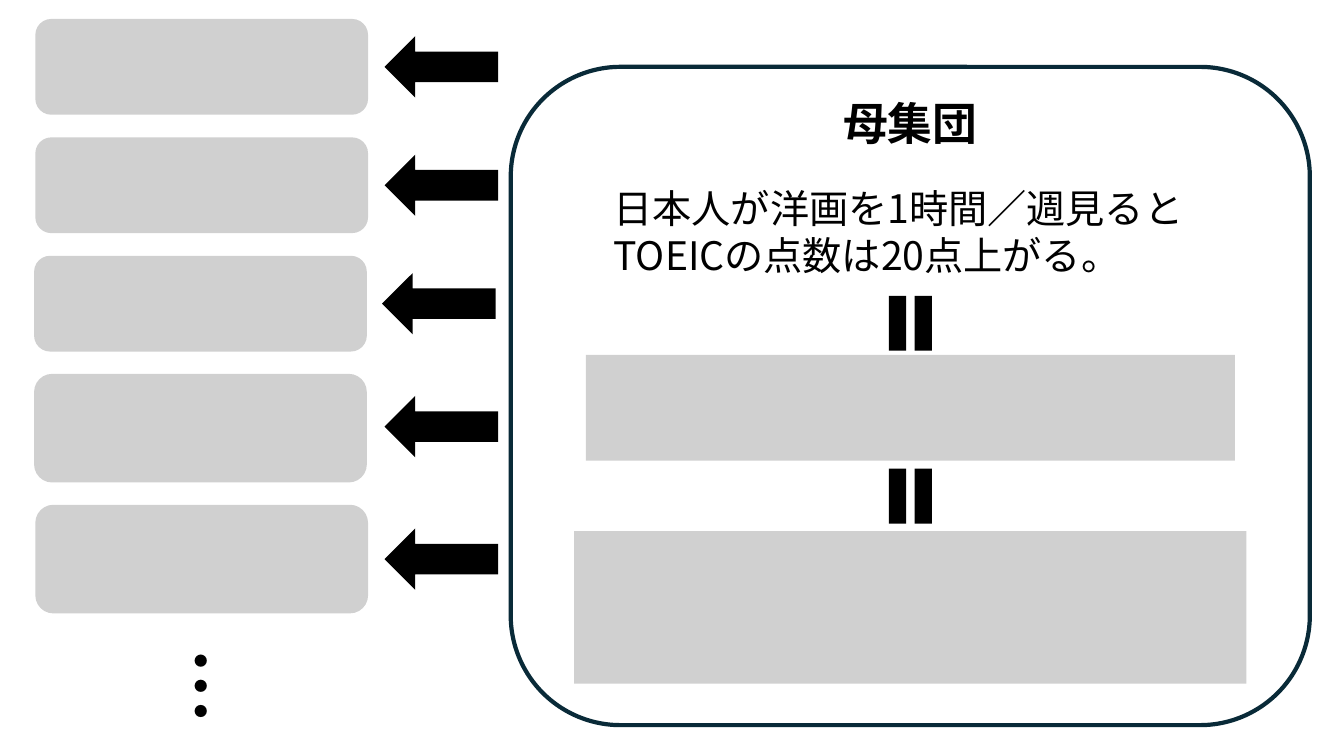
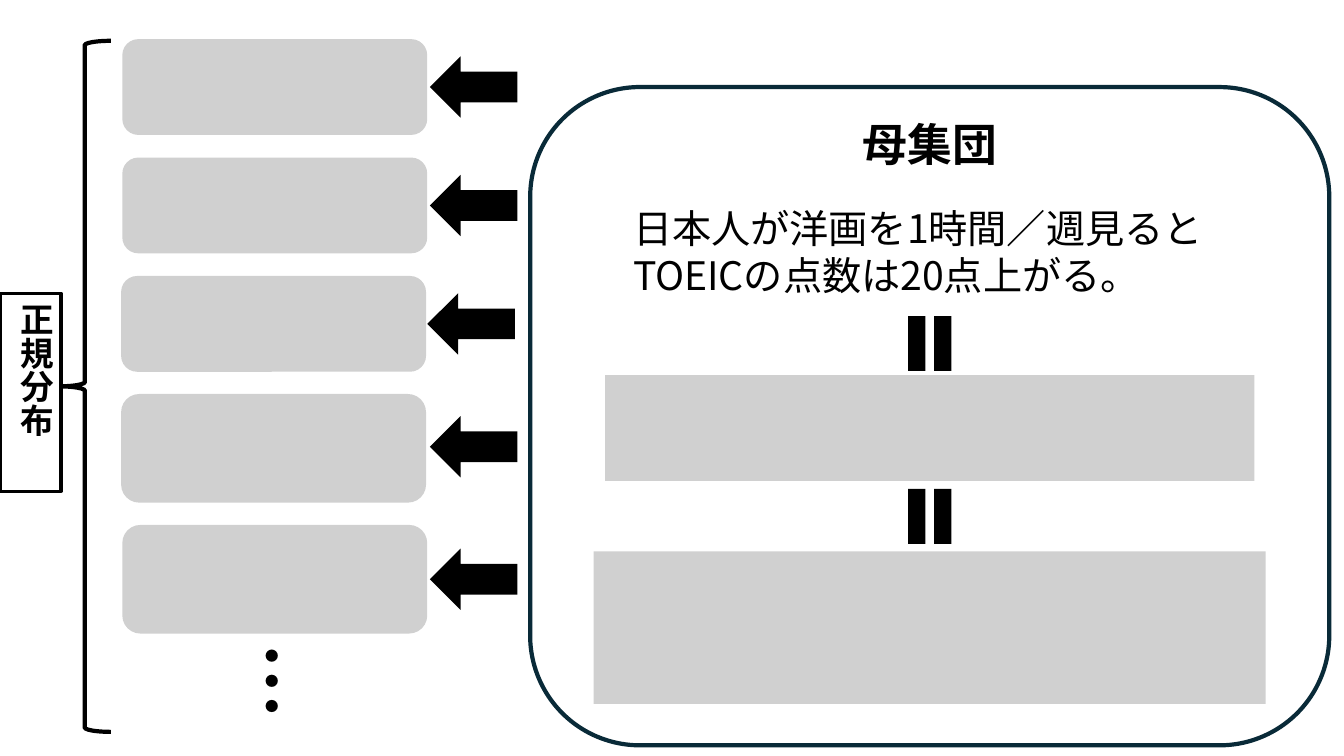
Before and after one commit to junpei-suzuki/ICPA2-2026-Komazawa, a slide deck: slide 8 of figs/DIYfigures_icpa2.pptx. Drawn at 1344x756 pixels with LibreOffice and Linux fonts; fonts in the diff are those of the drawing; grey boxes stand for pictures. Boxes give left, top, right and bottom in pixels: in the first picture for what was removed or moved away, otherwise in the second. Text is boxed around its words. In the diff, an @@ line names an element or a change of style, - is before the commit and + after.

```diff
--- a/figs/DIYfigures_icpa2.pptx
+++ b/figs/DIYfigures_icpa2.pptx
@@ left brace added at (58, 41, 111, 733), outline #000000 3 pt @@
@@ picture: place and size @@
-picture at (35, 19, 368, 115)
+picture at (122, 39, 427, 135)
@@ right arrow: place and size @@
-right arrow at (385, 36, 499, 98)
+right arrow at (431, 56, 518, 118)
@@ picture: place and size @@
-picture at (35, 137, 368, 233)
+picture at (122, 157, 427, 253)
@@ right arrow: place and size @@
-right arrow at (385, 154, 499, 216)
+right arrow at (431, 174, 518, 236)
@@ rectangle added at (0, 293, 62, 491), fill #FFFFFF, outline #000000 2.25 pt, 24 pt, text #000000, bold @@
+正規分布
@@ picture: place and size @@
-picture at (34, 256, 367, 352)
+picture at (121, 276, 426, 372)
@@ right arrow: place and size @@
-right arrow at (382, 273, 496, 335)
+right arrow at (427, 293, 515, 355)
@@ 2 texts, 2 math equals, 2 pictures, 1 rounded rectangle: place and size @@
-2 texts, 2 math equals, 2 pictures, 1 rounded rectangle at (511, 67, 1311, 725)
+2 texts, 2 math equals, 2 pictures, 1 rounded rectangle at (530, 87, 1330, 745)
@@ picture: place and size @@
-picture at (34, 374, 367, 483)
+picture at (121, 394, 426, 503)
@@ right arrow: place and size @@
-right arrow at (385, 396, 499, 458)
+right arrow at (431, 416, 518, 478)
@@ picture: place and size @@
-picture at (35, 505, 368, 614)
+picture at (122, 525, 427, 634)
@@ right arrow: place and size @@
-right arrow at (385, 528, 499, 590)
+right arrow at (431, 548, 518, 610)
@@ text "…": place and size @@
-text "…" at (151, 639, 253, 738)
+text "…" at (223, 634, 325, 732)
```
Also in this commit, not shown: 1 other slide changed, 28 other files.
